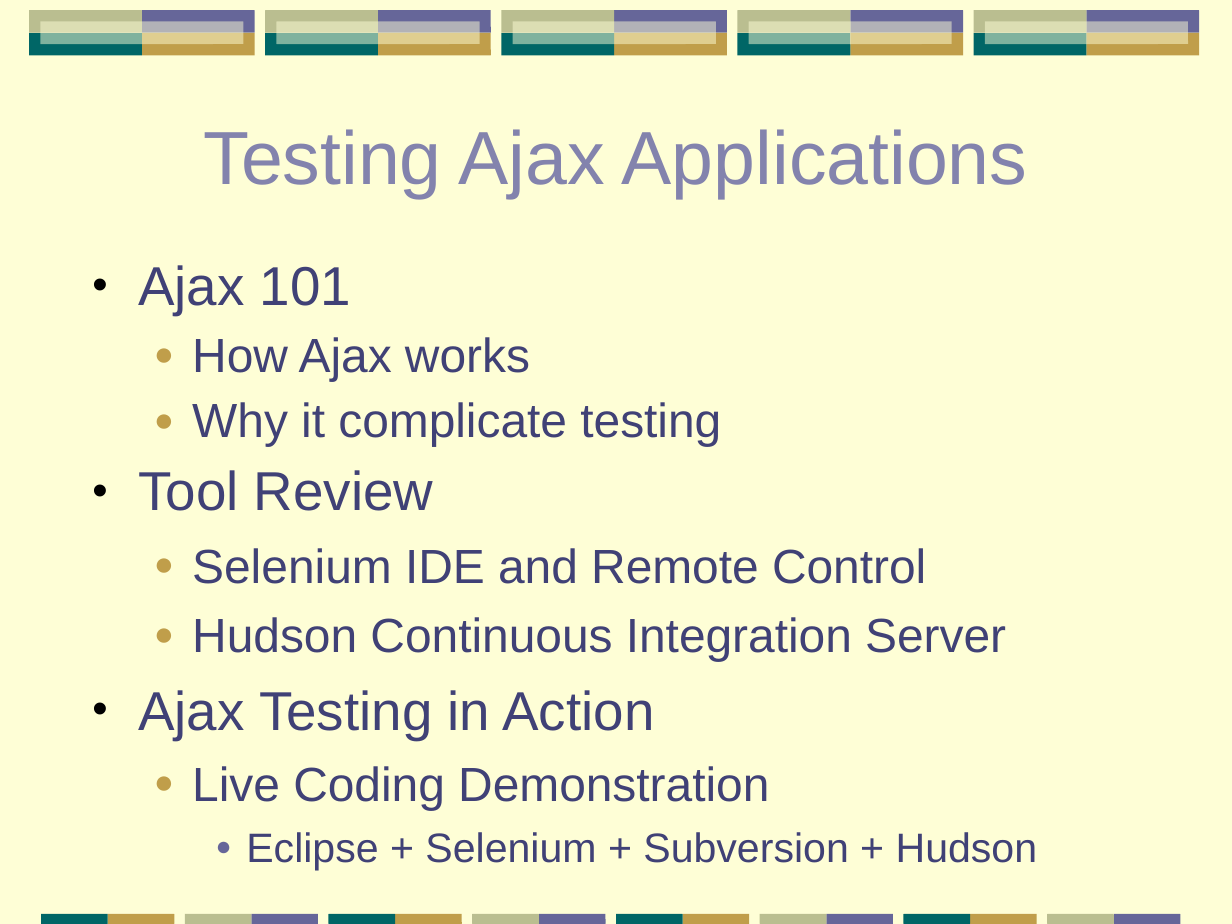
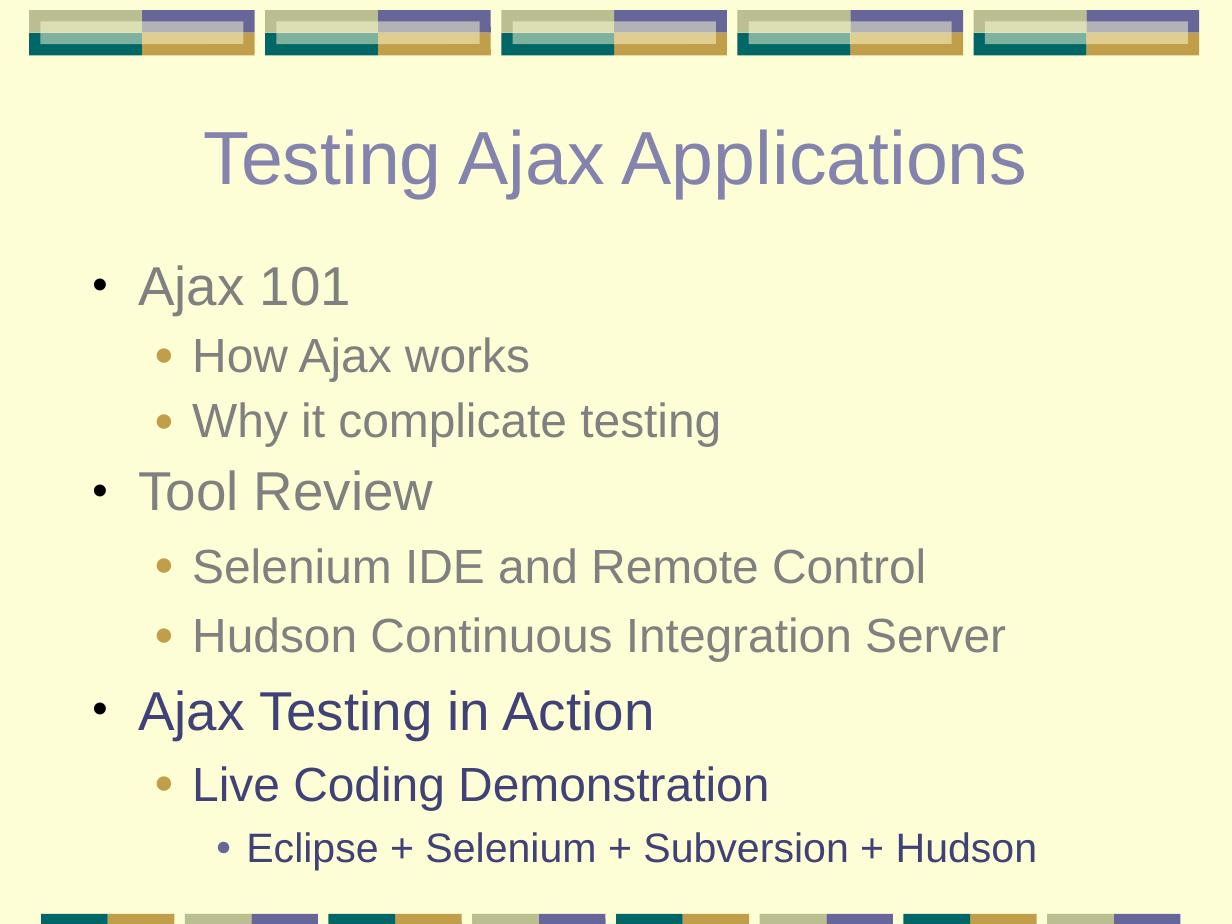
Before and after one commit to papuapost/yazaar, a slide deck: slide 6 of articles/testing-tools/testing-apps.ppt (slide 4 before the commit). Drawn at 1232x924 pixels with LibreOffice and Linux fonts; fonts in the diff are those of the drawing. Boxes give left, top, right and bottom in pixels: in the first picture for what was removed or moved away, otherwise in the second. Text is boxed around its words. In the diff, an @@ line names an element or a change of style, - is before the commit and + after.

```diff
--- a/articles/testing-tools/testing-apps.ppt
+++ b/articles/testing-tools/testing-apps.ppt
@@ text at [138, 265, 1006, 661]: text colour #404176 to #808080 in "Ajax 101", "How Ajax works", "Why it complicate testing", "Tool Review" and 2 more places @@
```
Also in this commit, not shown: 20 other slides changed, 12 slides added, 4 slides removed, 1 other file.
